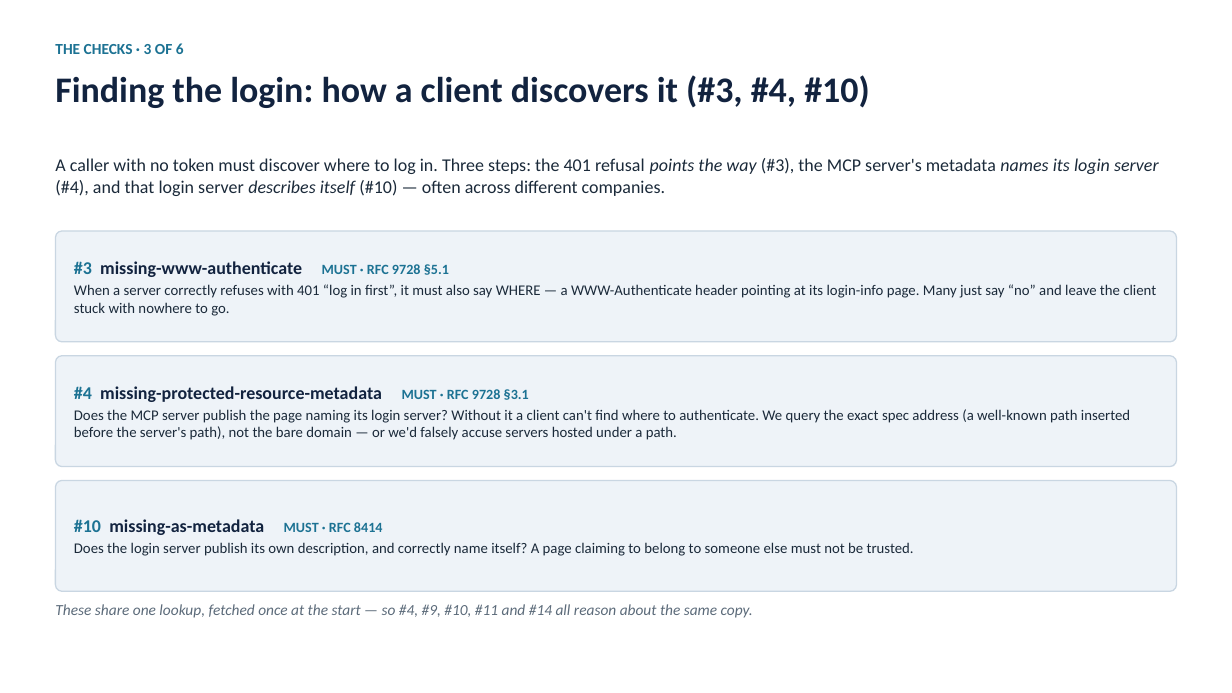
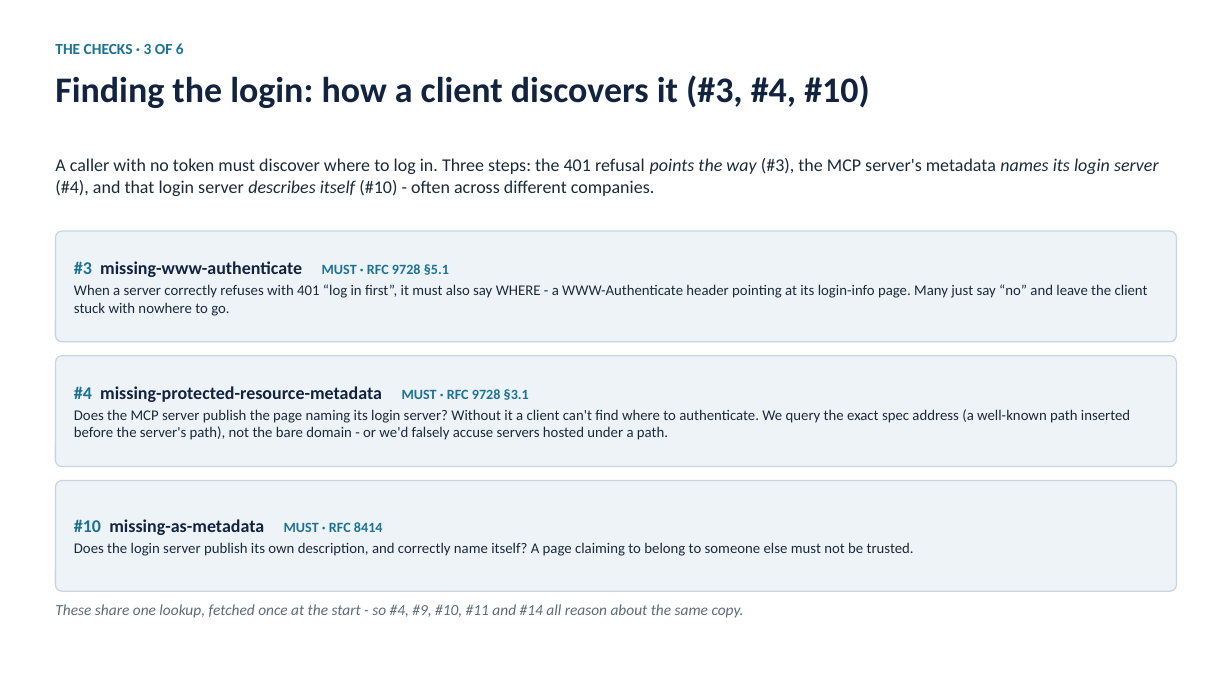
Before and after one commit to yamitkfir/YamAmit-MCP-auth, a slide deck: slide 13 of MCP-auth-slides.pptx. Drawn at 1232x693 pixels with LibreOffice and Linux fonts; fonts in the diff are those of the drawing. Boxes give left, top, right and bottom in pixels: in the first picture for what was removed or moved away, otherwise in the second. Text is boxed around its words. In the diff, an @@ line names an element or a change of style, - is before the commit and + after.

```diff
--- a/MCP-auth-slides.pptx
+++ b/MCP-auth-slides.pptx
@@ text at <box>55,158,1159,196</box>: text changed @@
-A caller with no token must discover where to log in. Three steps: the 401 refusal points the way (#3), the MCP server's metadata names its login server (#4), and that login server describes itself (#10) — often across different companies.
+A caller with no token must discover where to log in. Three steps: the 401 refusal points the way (#3), the MCP server's metadata names its login server (#4), and that login server describes itself (#10) - often across different companies.
@@ text at <box>74,284,1148,316</box>: text changed @@
-When a server correctly refuses with 401 “log in first”, it must also say WHERE — a WWW-Authenticate header pointing at its login-info page. Many just say “no” and leave the client stuck with nowhere to go.
+When a server correctly refuses with 401 “log in first”, it must also say WHERE - a WWW-Authenticate header pointing at its login-info page. Many just say “no” and leave the client stuck with nowhere to go.
@@ text at <box>74,409,1130,440</box>: text changed @@
-Does the MCP server publish the page naming its login server? Without it a client can't find where to authenticate. We query the exact spec address (a well-known path inserted before the server's path), not the bare domain — or we'd falsely accuse servers hosted under a path.
+Does the MCP server publish the page naming its login server? Without it a client can't find where to authenticate. We query the exact spec address (a well-known path inserted before the server's path), not the bare domain - or we'd falsely accuse servers hosted under a path.
@@ text at <box>55,604,744,618</box>: text changed @@
-These share one lookup, fetched once at the start — so #4, #9, #10, #11 and #14 all reason about the same copy.
+These share one lookup, fetched once at the start - so #4, #9, #10, #11 and #14 all reason about the same copy.
```
Also in this commit, not shown: 26 other slides changed.
